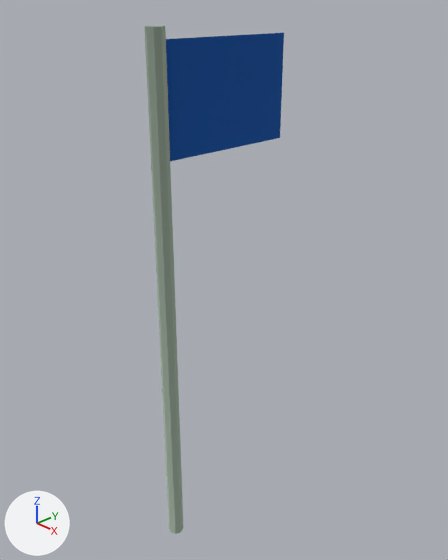
Two versions of the Blender file packages/units/building/flag_1/assets/flag_1.blend, one commit apart.
One viewpoint serves both versions: a 50 mm lens placed at (0.316, -0.246, 0.416), pointed at (0.02, 0.038, 0.229). The lights are fixed; the arrows at lower left show +X, +Y and +Z. The older version comes first.

The scene before the commit, as lines of its bpy script (objects in view):
```python
me_fläche = bpy.data.meshes.new('Fläche')
me_fläche.from_pydata([(0.0, 0.0038, 0.3925), (0.0, 0.0038, 0.3175), (0.0, 0.1163, 0.3925), (0.0, 0.1163, 0.3175)], [], [(0, 1, 3, 2)])
me_fläche.materials.append(mat_primary)  # blue #0055aa
me_zylinder = bpy.data.meshes.new('Zylinder')
me_zylinder.from_pydata(...)  # an 8-sided cylinder along z spanning x -0.006..0.006, y -0.006..0.006, z 0.0..0.4
me_zylinder.materials.append(mat_secondary)  # grey #a0b0a0
ob_base = bpy.data.objects.new('base', me_zylinder)
ob_base.parent = ob_empty
ob_base.location = (0.0, 0.0, 0.0)
ob_flag = bpy.data.objects.new('flag', me_fläche)
ob_flag.parent = ob_empty
ob_flag.location = (0.0, 0.0, 0.0)
```
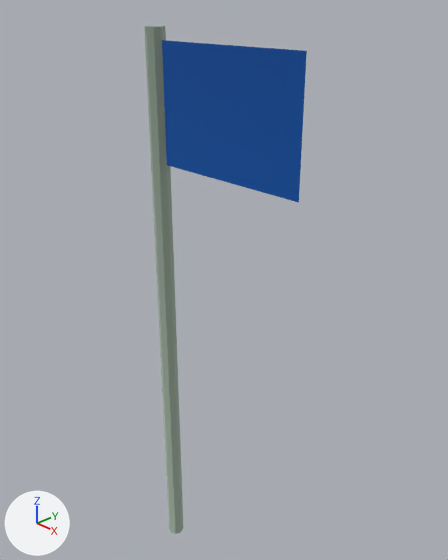
The change, as a list of edits to the scene's bpy script:
```text
Change me_fläche:
    used by ob_flag; parent = ob_empty; location = (0.0, 0.0, 0.0)
    remove me_fläche.from_pydata(...)  # 4 vertices, 1 face; spans x 0.0, y 0.0038..0.1163, z 0.3175..0.3925
    add me_fläche.from_pydata(...)  # 4 vertices, 1 face; spans x 0.0038..0.1163, y 0.0, z 0.3175..0.3925
    me_fläche part 1
    me_fläche.vertices[0].co: (0.0, 0.0038, 0.3925) -> (0.0038, 0.0, 0.3925)
    me_fläche.vertices[1].co: (0.0, 0.0038, 0.3175) -> (0.0038, 0.0, 0.3175)
    me_fläche.vertices[2].co: (0.0, 0.1163, 0.3925) -> (0.1163, 0.0, 0.3925)  # pixel (283, 32) -> pixel (306, 50)
    me_fläche.vertices[3].co: (0.0, 0.1163, 0.3175) -> (0.1163, 0.0, 0.3175)  # pixel (280, 137) -> pixel (298, 202)
```

What differs and where, as boxes [x1, y1, x2, y2] in the pictures (448 x 560 px):
'flag', reshaped (23% wider, 26% taller): before [166, 33, 284, 161]; after [162, 40, 307, 202]
